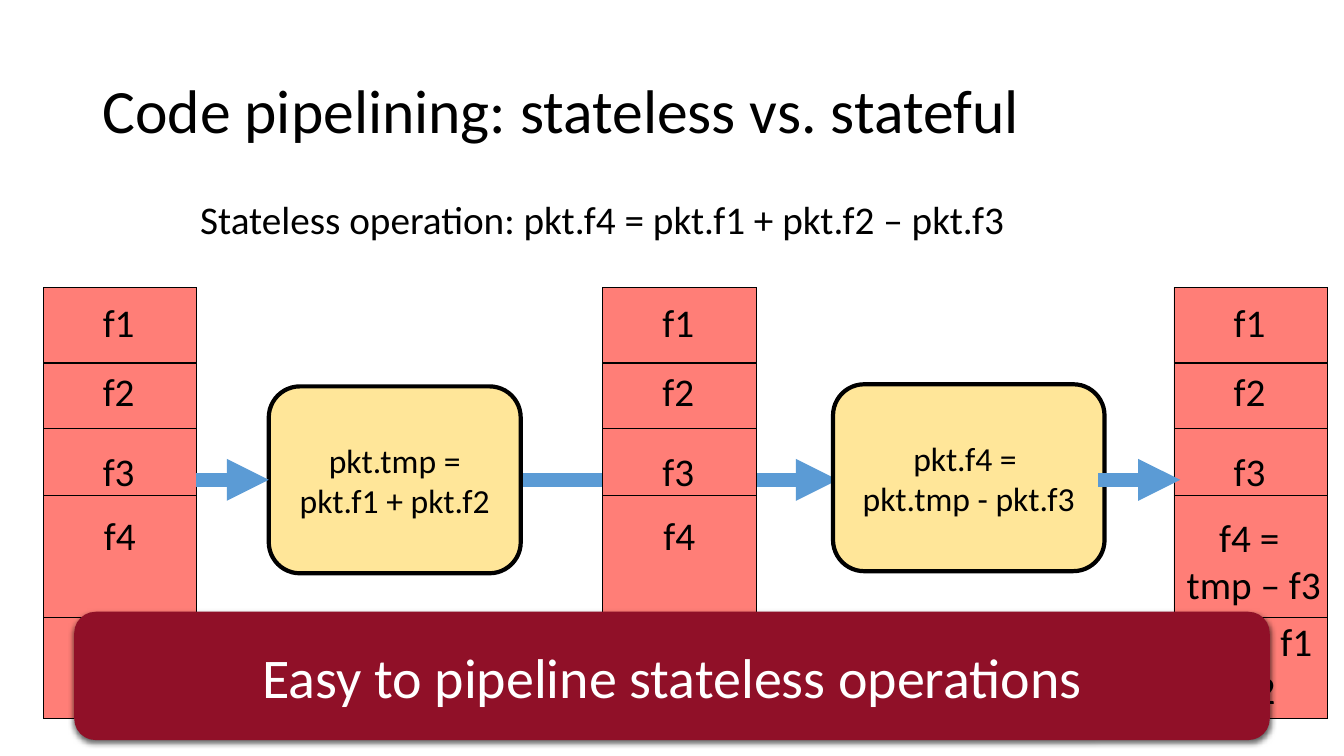
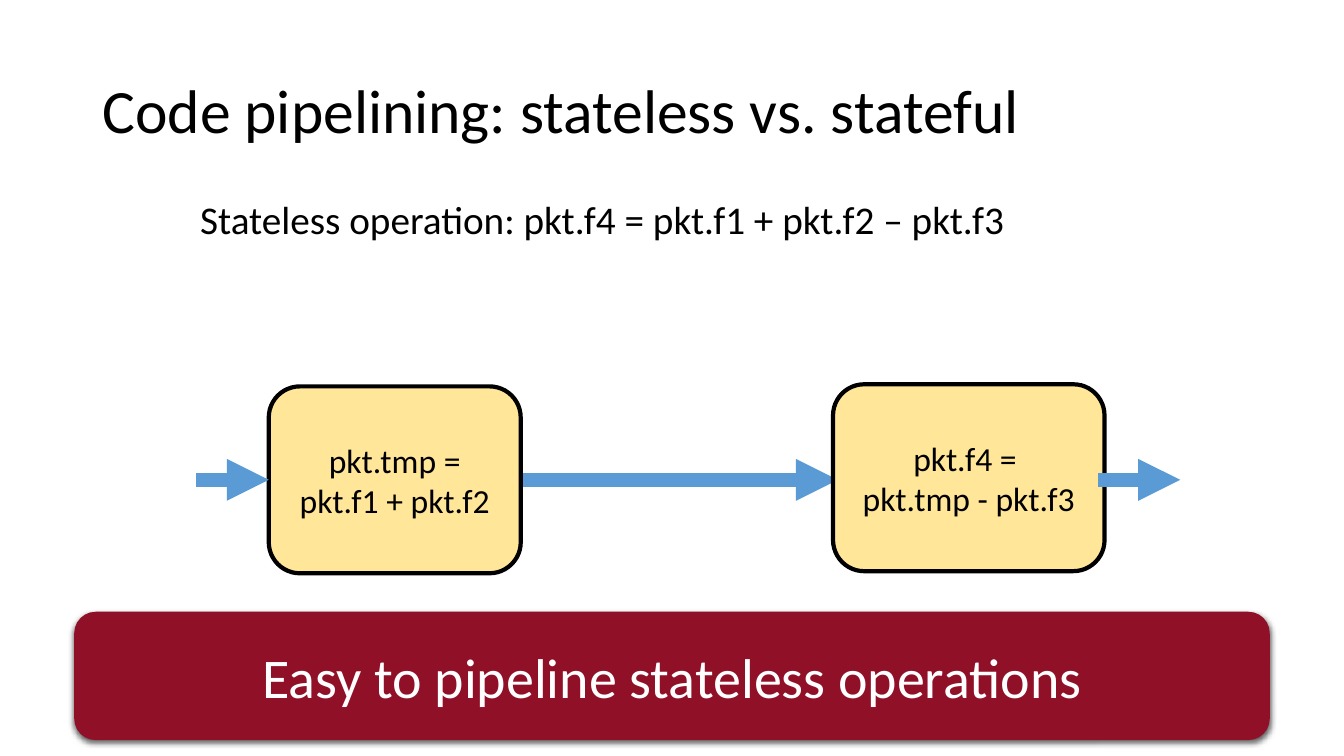
Before and after one commit to anirudhSK/pifo-domino-marple-ppts, a slide deck: slide 34 of combined_domino_pifo.pptx. Drawn at 1344x756 pixels with LibreOffice and Linux fonts; fonts in the diff are those of the drawing. Boxes give left, top, right and bottom in pixels: in the first picture for what was removed or moved away, otherwise in the second. Text is boxed around its words. In the diff, an @@ line names an element or a change of style, - is before the commit and + after.

```diff
--- a/combined_domino_pifo.pptx
+++ b/combined_domino_pifo.pptx
@@ group removed at <box>603,287,756,718</box>: 4 texts, 3 lines, 1 rectangle @@
-f1
-f2
-f3
-f4
@@ group removed at <box>43,287,197,718</box>: 4 texts, 4 lines, 1 rectangle @@
-f1
-f2
-f3
-f4
@@ group removed at <box>1175,287,1328,718</box>: 5 texts, 4 lines, 1 rectangle @@
-f1
-f2
-f3
-f4 =
-tmp – f3
-tmp = f1 + f2
```
Also in this commit, not shown: 5 other slides changed, 1 slide added, 1 slide removed.
